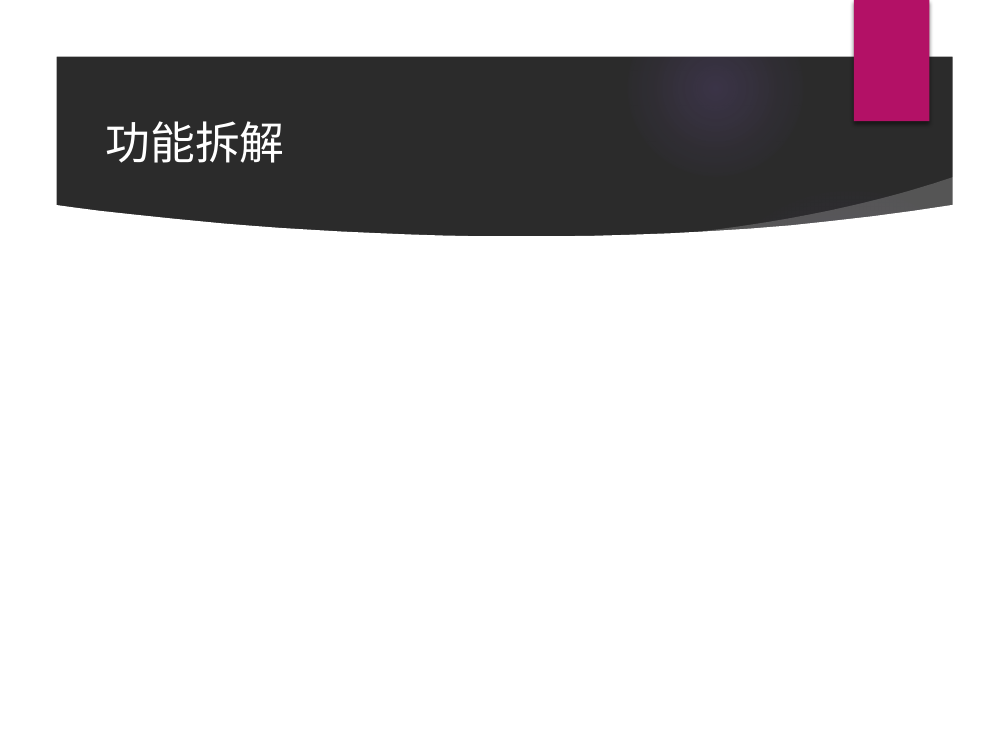
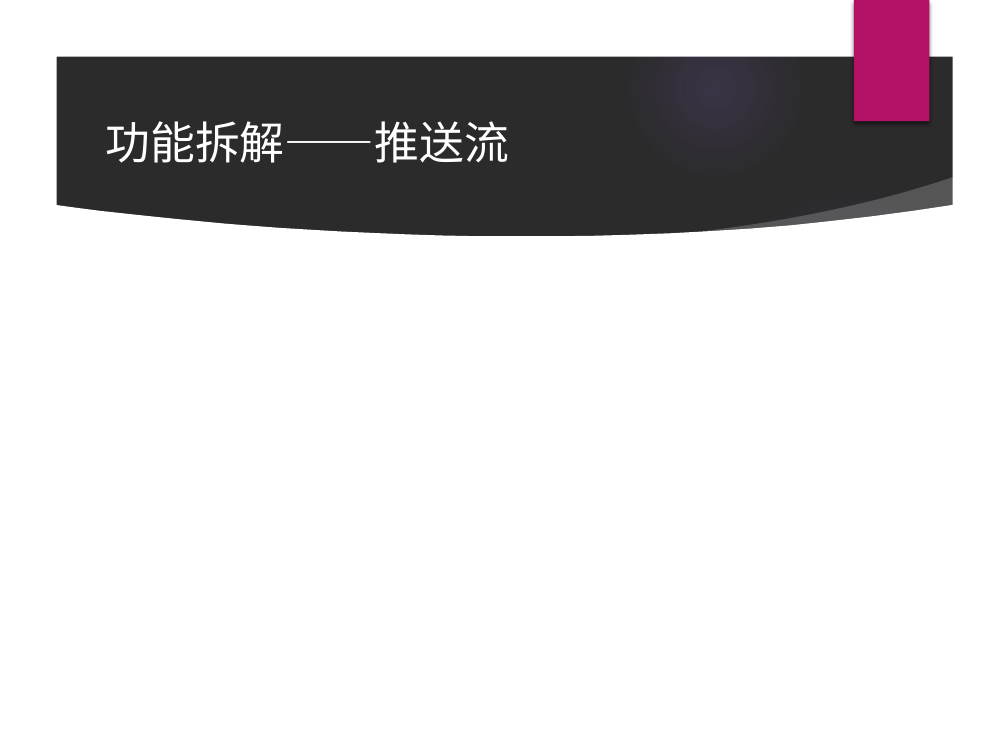
Before and after one commit to Relate13/web_2023, a slide deck: slide 13 of 项目介绍.pptx. Drawn at 1008x756 pixels with LibreOffice and Linux fonts; fonts in the diff are those of the drawing; background and template pictures are left out; a plain dark background stands for a picture behind light text. Boxes give left, top, right and bottom in pixels: in the first picture for what was removed or moved away, otherwise in the second. Text is boxed around its words. In the diff, an @@ line names an element or a change of style, - is before the commit and + after.

```diff
--- a/项目介绍.pptx
+++ b/项目介绍.pptx
@@ title at (106,121,510,163): text changed @@
-功能拆解
+功能拆解——推送流
```
Also in this commit, not shown: 3 other slides changed, 2 slides added.
